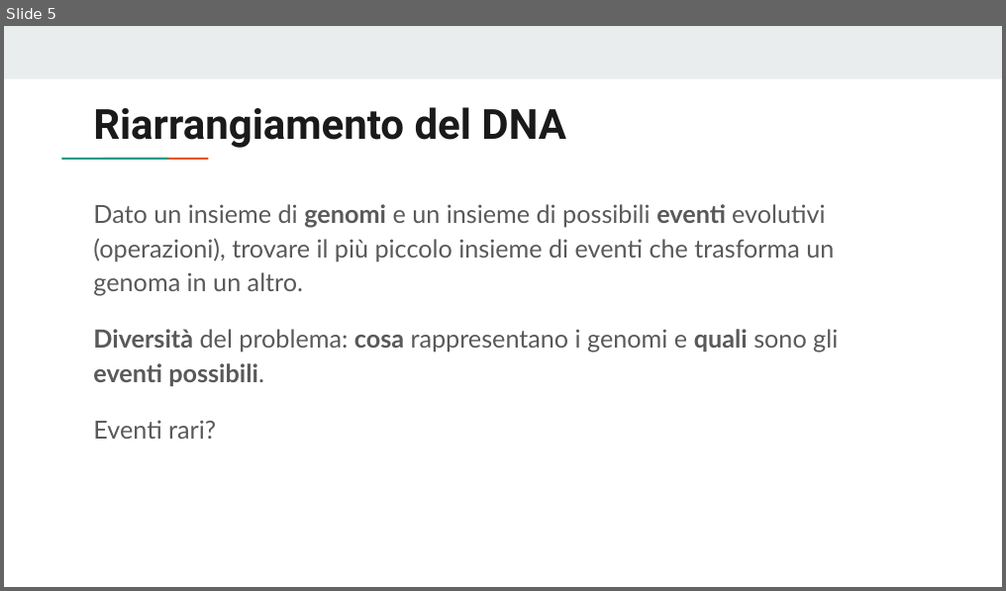
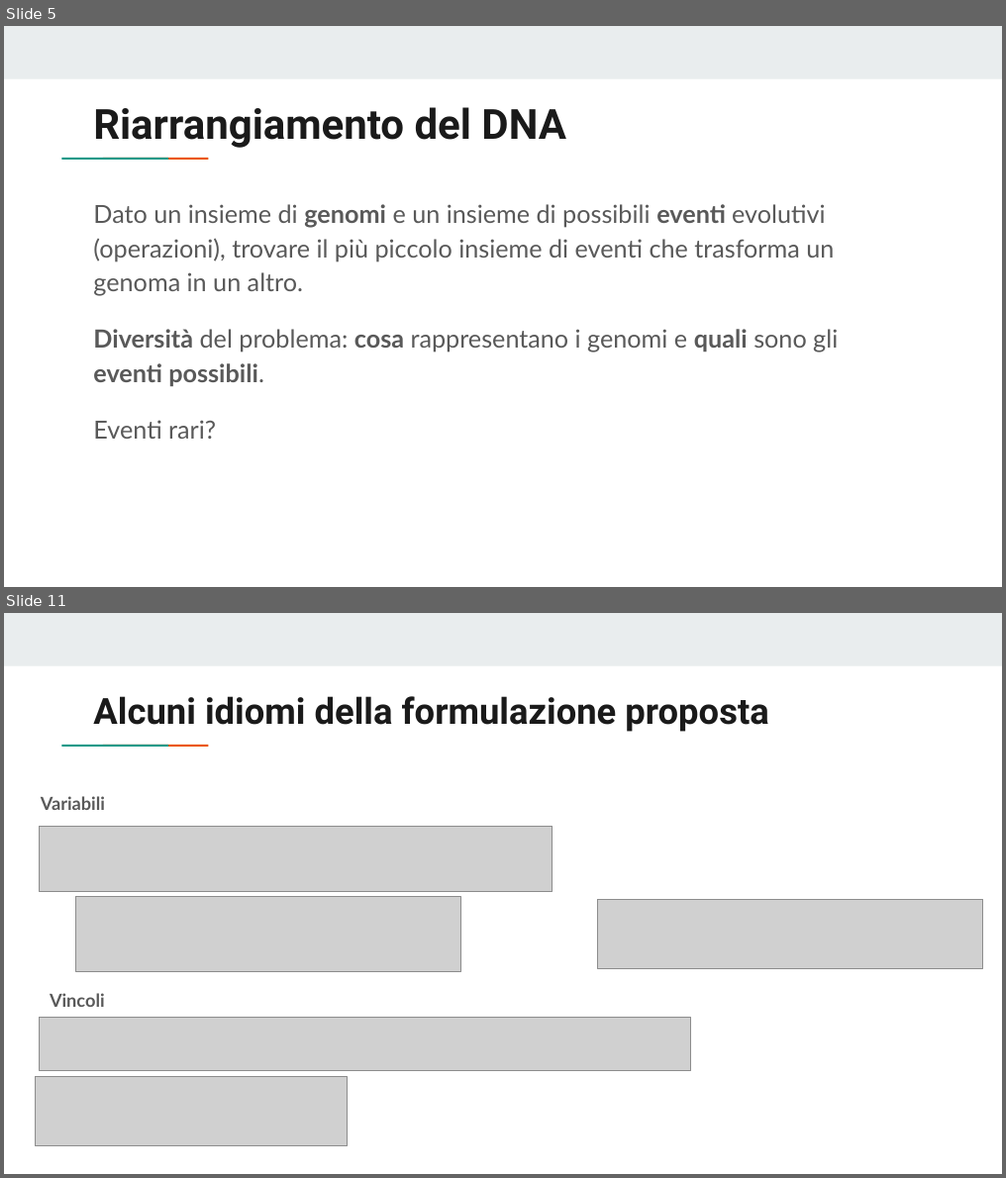
Before and after one commit to avivace/dna-recombination, a slide deck: thesis/slides/slides.pptx. Shown one above the other, each under a label of ours: slide 5 before the commit, slides 5 and 11 after it; the slides between them are not shown. The pictures are 1006x591 and 1006x1178 pixels, drawn with LibreOffice and Linux fonts; fonts in the diff are those of the drawing; grey boxes stand for pictures. Boxes give left, top, right and bottom in pixels: in the first picture for what was removed or moved away, otherwise in the second. Text is boxed around its words. In the diff, an @@ line names an element or a change of style, - is before the commit and + after.

```diff
--- a/thesis/slides/slides.pptx
+++ b/thesis/slides/slides.pptx
@@ slide 11 added at <box>4,613,1002,1174</box>, background #FFFFFF; not listed: 3 template elements that a slide beside it also shows @@
@@ title added at <box>93,696,768,732</box>, 26 pt, text #1A1A1A, bold @@
+Alcuni idiomi della formulazione proposta
@@ text added at <box>41,796,105,810</box>, 13 pt, text #595959, bold @@
+Variabili
@@ picture added at <box>40,826,552,891</box> @@
@@ picture added at <box>76,896,461,971</box> @@
@@ picture added at <box>598,899,983,968</box> @@
@@ text added at <box>50,993,105,1007</box>, 13 pt, text #595959, bold @@
+Vincoli
@@ picture added at <box>40,1017,691,1071</box> @@
@@ picture added at <box>35,1077,348,1146</box> @@
```
Also in this commit, not shown: 4 slides changed, 3 other slides added, 3 slides removed, 1 other file.
